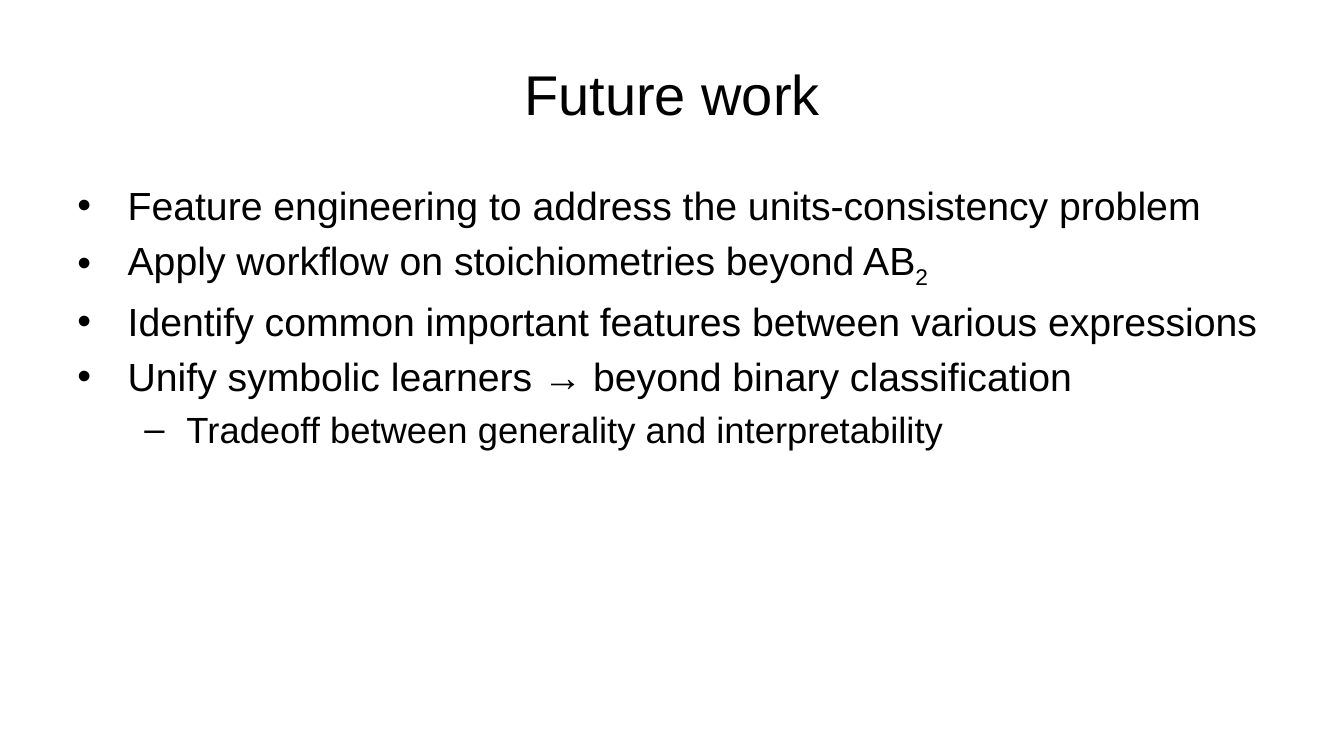
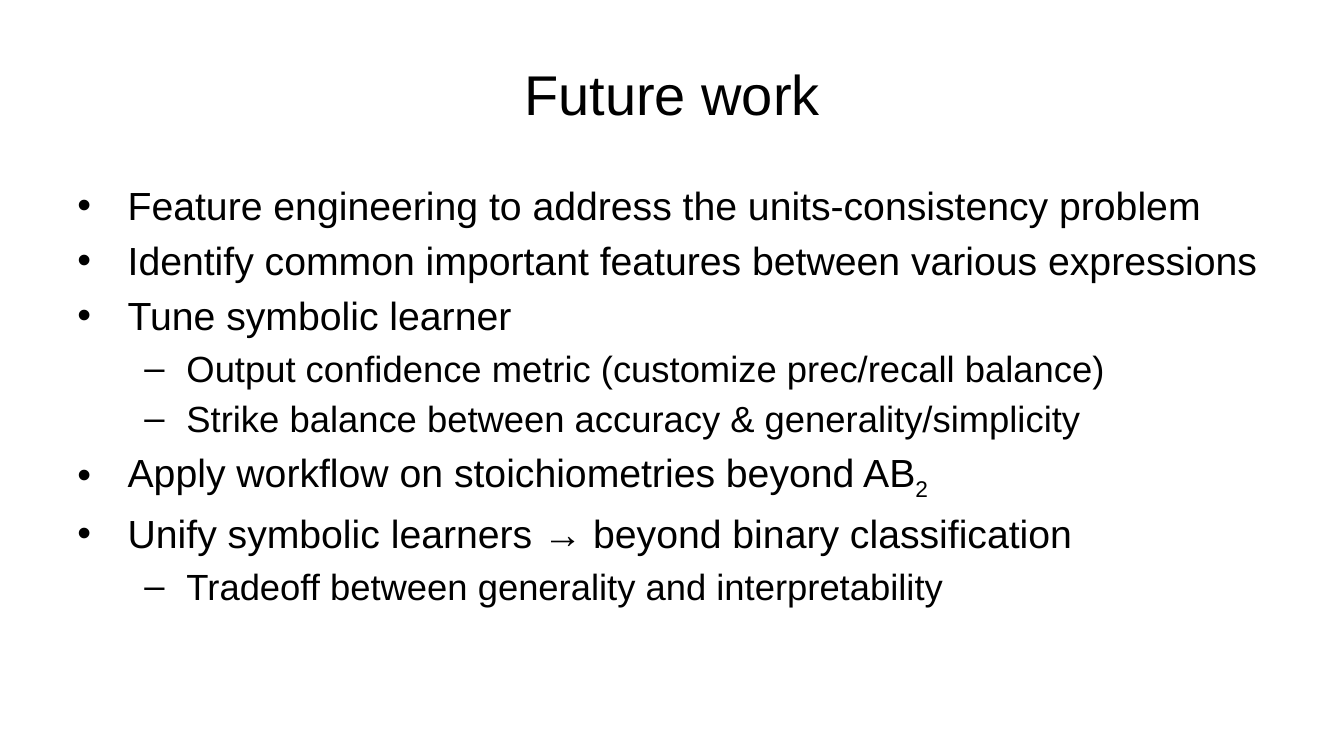
Before and after one commit to AlbertVong/Mat-Hack-2023, a slide deck: slide 11 of powerpoint_slides/final_presentation_av.pptx (slide 10 before the commit). Drawn at 1344x756 pixels with LibreOffice and Linux fonts; fonts in the diff are those of the drawing; background and template pictures are left out. Boxes give left, top, right and bottom in pixels: in the first picture for what was removed or moved away, otherwise in the second. Text is boxed around its words. In the diff, an @@ line names an element or a change of style, - is before the commit and + after.

```diff
--- a/powerpoint_slides/final_presentation_av.pptx
+++ b/powerpoint_slides/final_presentation_av.pptx
@@ text at bbox=[128, 246, 1257, 440]: paragraphs added @@
+• Identify common important features between various expressions
+• Tune symbolic learner
+  – Output confidence metric (customize prec/recall balance)
+  – Strike balance between accuracy & generality/simplicity
@@ text at bbox=[128, 307, 1257, 344]: paragraph removed @@
-• Identify common important features between various expressions
```
Also in this commit, not shown: 1 other slide changed, 1 slide added.
